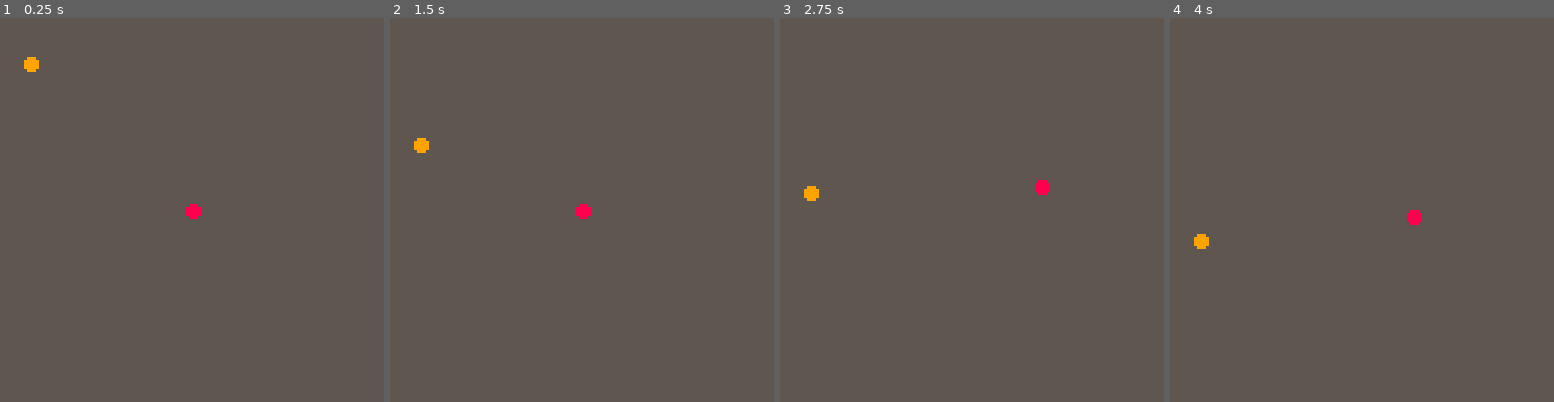
Above: before the commit, frames 1-4 (left to right).
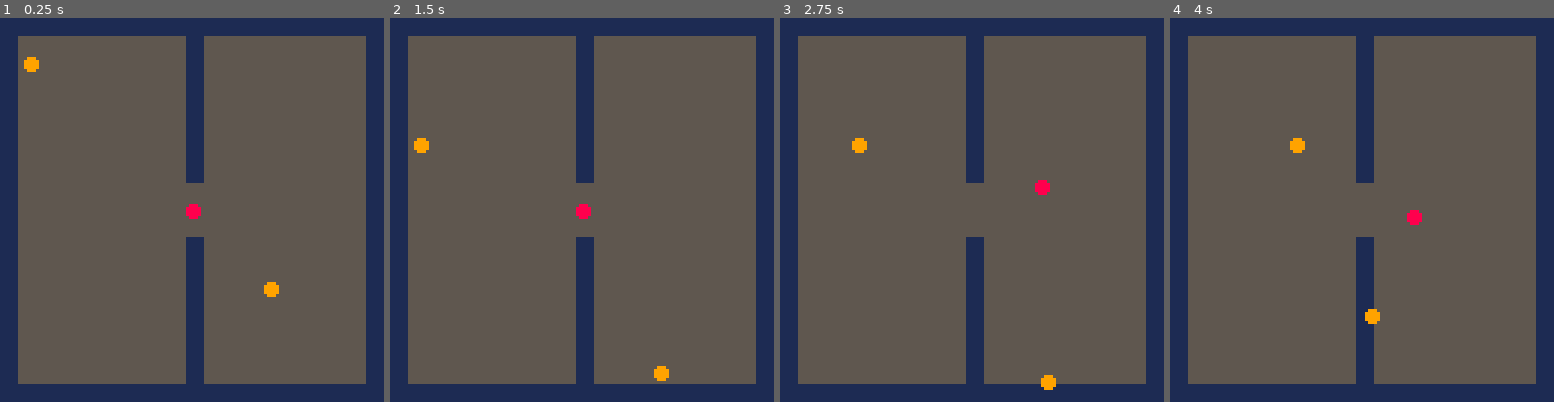
Above: after the commit, the same moments.

Repository: josephburnett/cat-herding
Game: PICO-8 cartridge cat-herd.p8
The game is run twice, just before and just after one commit, with the same random seed, the same clock (stepped at 60 frames per second) and the same inputs.
Inputs:
- Up to frame 1 (0.25 s): no input
- Up to frame 2 (1.5 s): no input
- Up to frame 3 (2.75 s): hold Right 1.6-2.1 s; hold Up 2.15-2.42 s; hold Right from 2.47 s (still down)
- Up to frame 4 (4 s): release Right at 3.03 s; hold Left 3.08-3.58 s; hold Down 3.63-3.97 s

The runs differ from the first frame. In frame 1, 22% of the frame differs, in the area x 0-100%, y 0-100%; in frame 2, 22%; in frame 3, 22%; in frame 4, 22%.

Commit message:
Walls and two cats.

Diff:
--- a/cat-herd.p8
+++ b/cat-herd.p8
@@ -4,7 +4,16 @@
 
 herder = { x=64, y=64, v=0 }
 cats = {
-   { x=10, y=10, vs=0, vx=0, vy=0, i=flr(rnd(32)) }
+   { x=10, y=10, vs=0, vx=0, vy=0, i=flr(rnd(32)) },
+   { x=90, y=90, vs=0, vx=0, vy=0, i=flr(rnd(32)) },
+}
+walls = {
+   { x=0, y=0, w=127, h=5},
+   { x=0, y=122, w=127, h=5},
+   { x=0, y=0, w=5, h=127},
+   { x=122, y=0, w=5, h=127},
+   { x=62, y=0, w=5, h=54},
+   { x=62, y=73, w=5, h=55},
 }
 
 function _update()
@@ -16,6 +25,9 @@
 
 function _draw()
    rectfill(0,0,127,127,5)
+   for w in all(walls) do
+      rectfill(w.x,w.y,w.x+w.w,w.y+w.h,1)
+   end
    circfill(herder.x,herder.y,2,8)
    for c in all(cats) do
       circfill(c.x,c.y,2,9)
@@ -23,10 +35,10 @@
 end
 
 function move_herder(h)
-   if (btn(0)) then h.x=limit(h.x-1) end
-   if (btn(1)) then h.x=limit(h.x+1) end
-   if (btn(2)) then h.y=limit(h.y-1) end
-   if (btn(3)) then h.y=limit(h.y+1) end
+   if (btn(0)) then h.x,h.y=move(h.x,h.y,-1,0) end
+   if (btn(1)) then h.x,h.y=move(h.x,h.y,1,0) end
+   if (btn(2)) then h.x,h.y=move(h.x,h.y,0,-1) end
+   if (btn(3)) then h.x,h.y=move(h.x,h.y,0,1) end
 end
 
 function move_cat(c,h)
@@ -51,33 +63,51 @@
 	 c.vx = flr(rnd(3))-1
 	 c.vy = flr(rnd(3))-1
       end
-      c.x = limit(c.x + c.vx)
-      c.y = limit(c.y + c.vy)
-   elseif c.vs > 0 then
+      c.x,c.y = move(c.x,c.y,c.vx,c.vy)
+   else
       --run
       for _=1,c.vs do
-         c.x, c.vx = away_from(c.x,h.x)
-         c.y, c.vy = away_from(c.y,h.y)
+         c.vx = away_from(c.x,h.x)
+	 c.vy = away_from(c.y,h.y)
+	 c.x,c.y = move(c.x,c.y,c.vx,0)
+	 c.x,c.y = move(c.x,c.y,0,c.vy)
       end
    end
 end
 
 function away_from(x1,x2)
+   local vx, vy = 0, 0
    if x1 < x2 then
-      return limit(x1-1),-1
+      vx = -1
    elseif x1 > x2 then
-      return limit(x1+1),1
+      vx = 1
    elseif flr(rnd(2)) == 0 then
-      return limit(x1+1),1
+      vx = -1
    else
-      return limit(x1-1),-1
+      vx = 1
    end
+   return vx,vy
 end
 
-function limit(a)
-   if a > 127 then return 127 end
-   if a < 0 then return 0 end
-   return a
+function move(x1,y1,dx,dy)
+   local x2 = x1 + dx
+   local y2 = y1 + dy
+   --stay within the map
+   if x2 > 127 then x2 = 127 end
+   if x2 < 0 then x2 = 0 end
+   if y2 > 127 then y2 = 127 end
+   if y2 < 0 then y2 = 0 end
+   --avoid walls
+   for w in all(walls) do
+      if x2 > w.x and
+	 x2 < w.x + w.w and
+	 y2 > w.y and
+	 y2 < w.y + w.h
+      then
+	 return x1,y1
+      end
+   end
+   return x2,y2
 end
 
 function distance(a,b)
